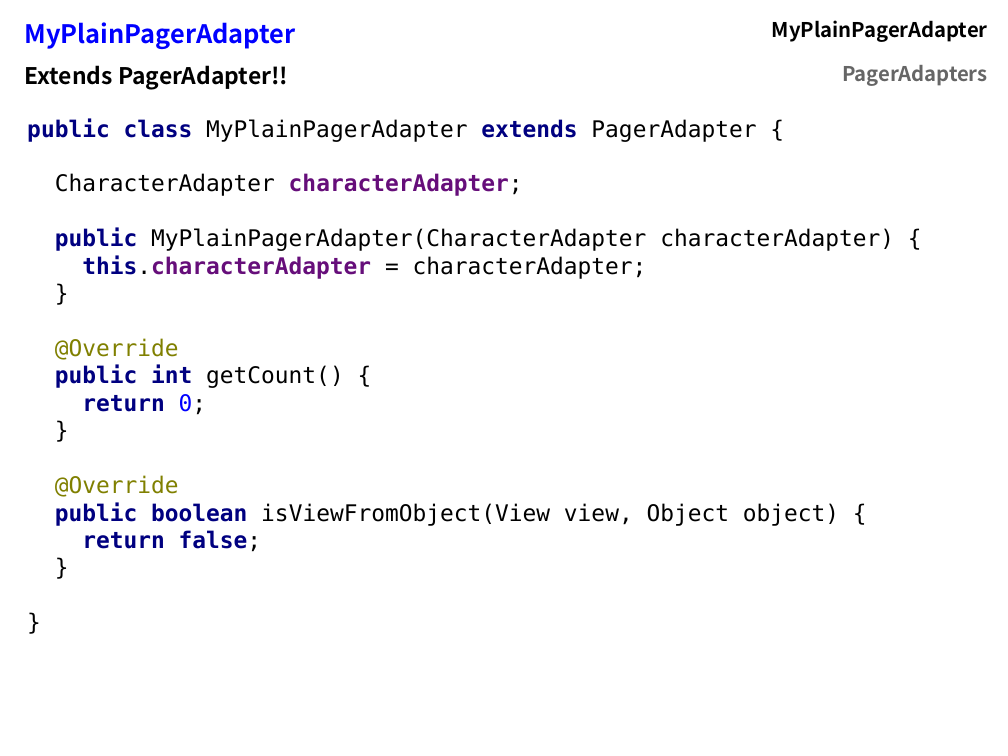
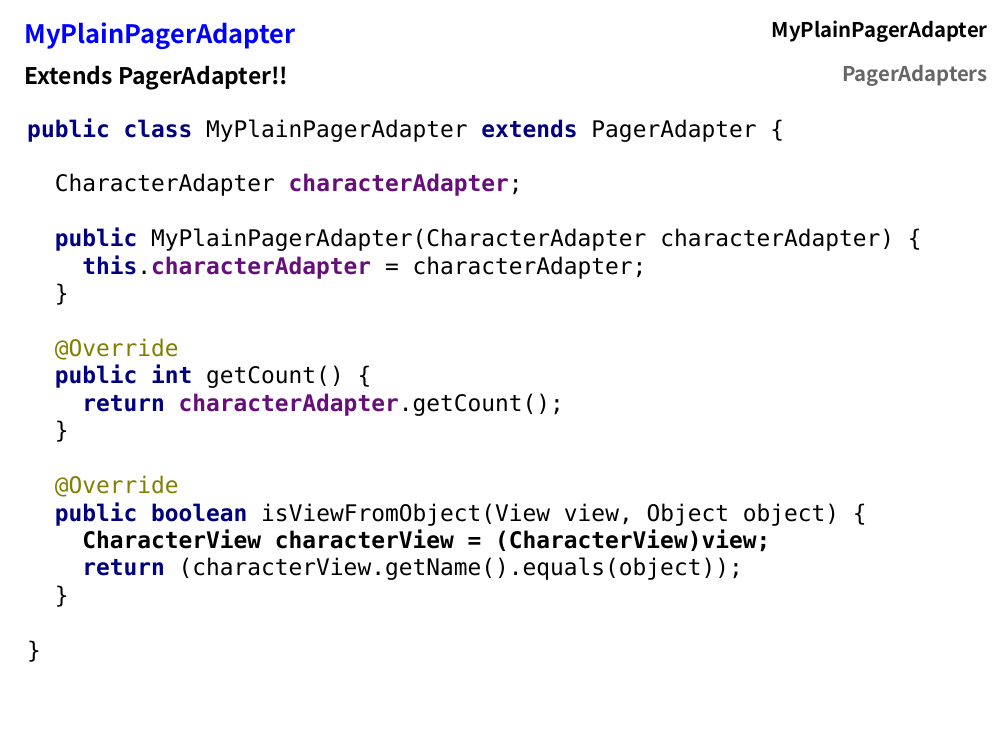
Before and after one commit to flocela/PagerAdaptersHandouts, a slide deck: slide 20 of PagerAdapterPresentation.odp (slide 17 before the commit). Drawn at 1008x756 pixels with LibreOffice and Linux fonts; fonts in the diff are those of the drawing. Boxes give left, top, right and bottom in pixels: in the first picture for what was removed or moved away, otherwise in the second. Text is boxed around its words. In the diff, an @@ line names an element or a change of style, - is before the commit and + after.

```diff
--- a/PagerAdapterPresentation.odp
+++ b/PagerAdapterPresentation.odp
@@ text at box(27, 118, 894, 580): text changed @@
-public class MyPlainPagerAdapter extends PagerAdapter {
-CharacterAdapter characterAdapter;
-public MyPlainPagerAdapter(CharacterAdapter characterAdapter) {
-this.characterAdapter = characterAdapter;
-}
-@Override
-public int getCount() {
-return 0;
-}
-@Override
-public boolean isViewFromObject(View view, Object object) {
-return false;
-}
+public class MyPlainPagerAdapter extends PagerAdapter {
+CharacterAdapter characterAdapter;
+public MyPlainPagerAdapter(CharacterAdapter characterAdapter) {
+this.characterAdapter = characterAdapter;
+}
+@Override
+public int getCount() {
+return characterAdapter.getCount();
+}
+@Override
+public boolean isViewFromObject(View view, Object object) {
+CharacterView characterView = (CharacterView)view;
+return (characterView.getName().equals(object));
+}
```
Also in this commit, not shown: 9 other slides changed, 8 slides added, 1 slide removed, 1 other file.
